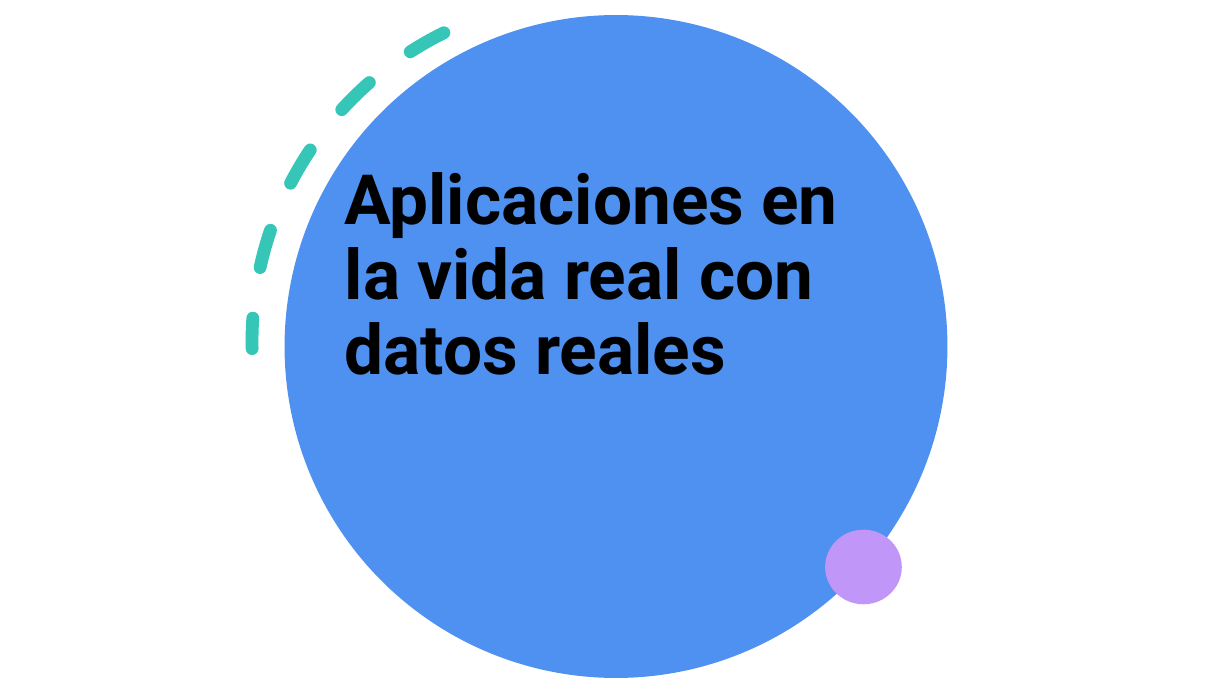
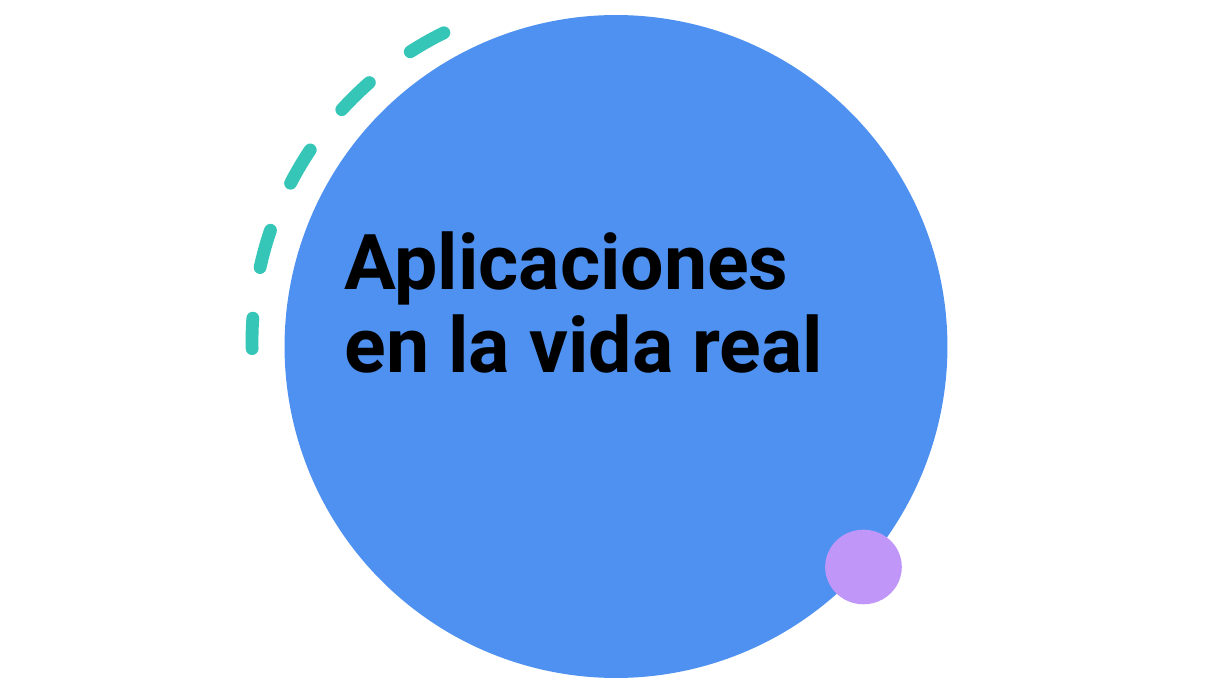
Before and after one commit to diramtz/ProyectoFinal_MaxFlow, a slide deck: slide 11 of documentos/Presentacion_ffmf.pptx. Drawn at 1232x693 pixels with LibreOffice and Linux fonts; fonts in the diff are those of the drawing. Boxes give left, top, right and bottom in pixels: in the first picture for what was removed or moved away, otherwise in the second. Text is boxed around its words. In the diff, an @@ line names an element or a change of style, - is before the commit and + after.

```diff
--- a/documentos/Presentacion_ffmf.pptx
+++ b/documentos/Presentacion_ffmf.pptx
@@ title at (345, 231, 823, 373): text changed; size 54 to 60 pt @@
-Aplicaciones en la vida real con datos reales
+Aplicaciones en la vida real
```
Also in this commit, not shown: 3 other slides changed, 1 other file.
